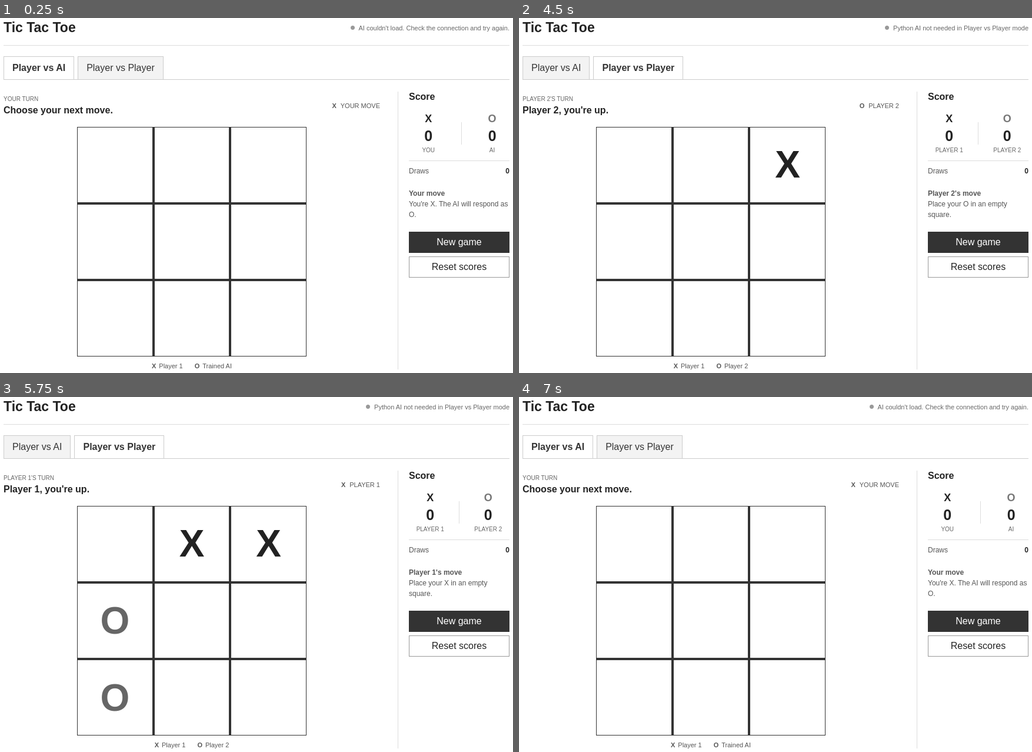
Above: before the commit, frames 1-4 (two rows, left to right).
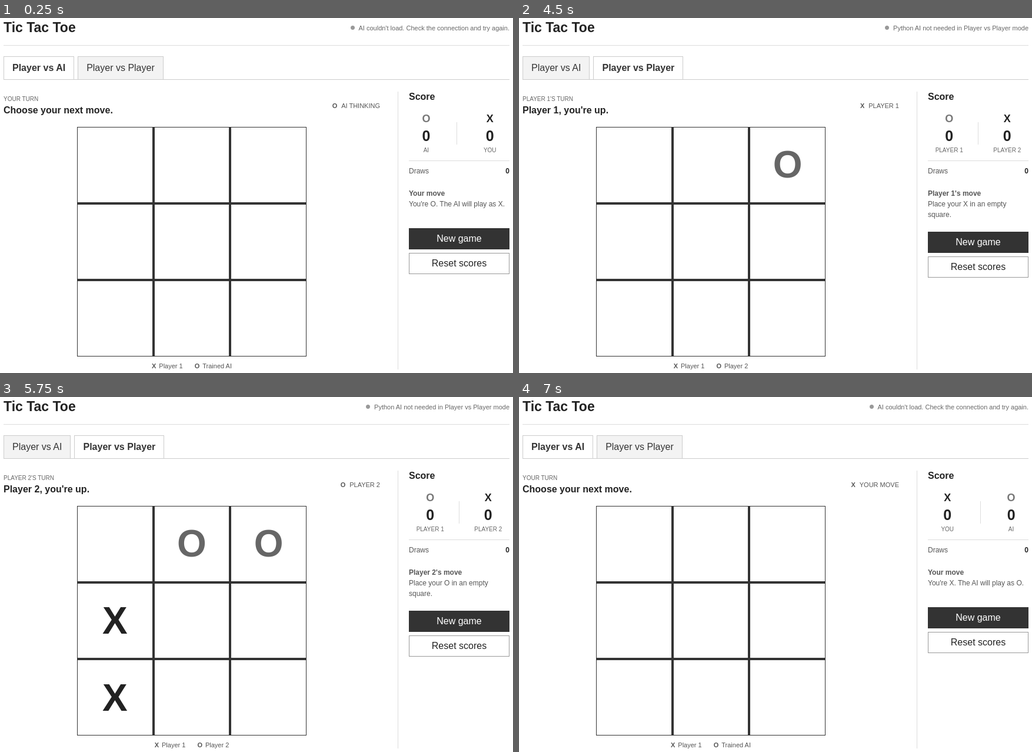
Above: after the commit, the same moments.

Repository: Blagos1195/tic-tac-toes
Game: browser game, page index.html
The game is run twice, just before and just after one commit, with the same random seed, the same clock (stepped at 60 frames per second) and the same inputs.
Inputs:
- Up to frame 1 (0.25 s): no input
- Up to frame 2 (4.5 s): click "New game" at 0.27 s; click "Middle right, empty" at 1.27 s; click "Player vs AI" at 1.87 s; click "New game" at 2.02 s; click "Centre, empty" at 2.47 s; click "Player vs Player" at 3.07 s; click "Player vs Player" at 3.67 s; click "Top right, empty" at 4.27 s
- Up to frame 3 (5.75 s): click "Bottom left, empty" at 4.52 s; click "Top middle, empty" at 4.87 s; click "Middle left, empty" at 5.47 s
- Up to frame 4 (7 s): click "Top left, empty" at 6.07 s; click "Player vs AI" at 6.67 s

The runs differ from the first frame. In frame 1, 1.2% of the frame differs, in the area x 64-100%, y 24-74%; in frame 2, 0.5%; in frame 3, 1.4%, in the area x 5-96%, y 22-89%; in frame 4, 0.9%.

Commit message:
Randomise starting player in AI games

Diff:
--- a/app.js
+++ b/app.js
@@ -23,6 +23,7 @@
 
 let board = Array(9).fill("");
 let currentPlayer = "X";
+let aiPlayer = "O";
 let mode = "ai";
 let gameOver = false;
 let aiBusy = false;
@@ -53,7 +54,7 @@
     cell.textContent = value;
     cell.classList.toggle("o", value === "O");
     cell.classList.toggle("winning", false);
-    cell.disabled = Boolean(value) || gameOver || aiBusy || (mode === "ai" && currentPlayer === "O");
+    cell.disabled = Boolean(value) || gameOver || aiBusy || (mode === "ai" && currentPlayer === aiPlayer);
     cell.setAttribute("aria-label", `${["Top left", "Top middle", "Top right", "Middle left", "Centre", "Middle right", "Bottom left", "Bottom middle", "Bottom right"][index]}, ${value || "empty"}`);
   });
 
@@ -74,16 +75,20 @@
 
 function updateModeLabels() {
   const aiMode = mode === "ai";
-  scoreXName.textContent = aiMode ? "YOU" : "PLAYER 1";
-  scoreOName.textContent = aiMode ? "AI" : "PLAYER 2";
+  scoreXName.textContent = aiMode ? aiPlayer === "X" ? "AI" : "YOU" : "PLAYER 1";
+  scoreOName.textContent = aiMode ? aiPlayer === "O" ? "AI" : "YOU" : "PLAYER 2";
   opponentName.textContent = aiMode ? "Trained AI" : "Player 2";
-  document.querySelector("#score-you-symbol").textContent = "X";
-  document.querySelector("#score-opponent-symbol").textContent = "O";
-  document.querySelector("#score-opponent-symbol").className = "score-symbol o-text";
+  const humanPlayer = aiPlayer === "X" ? "O" : "X";
+  const humanSymbol = document.querySelector("#score-you-symbol");
+  const aiSymbol = document.querySelector("#score-opponent-symbol");
+  humanSymbol.textContent = humanPlayer;
+  humanSymbol.className = `score-symbol ${humanPlayer === "O" ? "o-text" : "x-text"}`;
+  aiSymbol.textContent = aiPlayer;
+  aiSymbol.className = `score-symbol ${aiPlayer === "O" ? "o-text" : "x-text"}`;
   if (aiMode) {
-    roundLabel.textContent = "YOUR TURN";
-    nextTitle.textContent = "Your move";
-    nextCopy.textContent = "You play as X. The trained AI plays as O.";
+    roundLabel.textContent = currentPlayer === aiPlayer ? "THE AI IS THINKING" : "YOUR TURN";
+    nextTitle.textContent = currentPlayer === aiPlayer ? "AI turn" : "Your move";
+    nextCopy.textContent = `You play as ${aiPlayer === "X" ? "O" : "X"}. The trained AI plays as ${aiPlayer}.`;
   } else {
     roundLabel.textContent = "PLAYER 1'S TURN";
     nextTitle.textContent = "Player 1 starts";
@@ -94,11 +99,11 @@
 function updateTurnText() {
   if (gameOver) return;
   if (mode === "ai") {
-    if (currentPlayer === "X") {
+    if (currentPlayer !== aiPlayer) {
       roundLabel.textContent = "YOUR TURN";
       statusHeading.textContent = "Choose your next move.";
       nextTitle.textContent = "Your move";
-      nextCopy.textContent = "You're X. The AI will respond as O.";
+      nextCopy.textContent = `You're ${currentPlayer}. The AI will play as ${aiPlayer}.`;
     } else {
       roundLabel.textContent = "THE AI IS THINKING";
       statusHeading.textContent = "The model is choosing.";
@@ -201,10 +206,10 @@
     await loadAI();
     const pythonBoard = board.map((value, index) => value || String(index + 1));
     pyodide.globals.set("browser_board", pyodide.toPy(pythonBoard));
-    const move = pyodide.runPython("ai.get_ai_moveO(browser_board, 0.01)");
+    const move = pyodide.runPython(`ai.get_ai_move${aiPlayer}(browser_board, 0.01)`);
     if (Number.isInteger(move) && move >= 0 && move < 9 && !board[move]) {
       aiBusy = false;
-      placeMove(move, "O");
+      placeMove(move, aiPlayer);
     } else {
       throw new Error("The trained model returned an invalid move.");
     }
@@ -220,7 +225,8 @@
 
 function startGame(resetScores = false) {
   board = Array(9).fill("");
-  currentPlayer = "X";
+  currentPlayer = Math.random() < 0.5 ? "X" : "O";
+  aiPlayer = currentPlayer === "X" ? "O" : "X";
   gameOver = false;
   aiBusy = false;
   if (resetScores) {
@@ -231,8 +237,13 @@
   updateModeLabels();
   updateTurnText();
   render();
-  if (mode === "ai") loadAI().catch(() => {});
-  else setModelStatus("Python AI not needed in Player vs Player mode");
+  if (mode === "ai") {
+    loadAI().then(() => {
+      if (currentPlayer === aiPlayer && !gameOver) makeAIMove();
+    }).catch(() => {});
+  } else {
+    setModelStatus("Python AI not needed in Player vs Player mode");
+  }
 }
 
 modeButtons.forEach(button => {
@@ -252,7 +263,7 @@
 cells.forEach((cell, index) => {
   cell.addEventListener("click", async () => {
     if (mode === "ai") {
-      if (currentPlayer !== "X" || aiBusy || gameOver) return;
+      if (currentPlayer === aiPlayer || aiBusy || gameOver) return;
       if (placeMove(index, "X") && !gameOver) await makeAIMove();
     } else {
       if (gameOver || aiBusy || board[index]) return;
